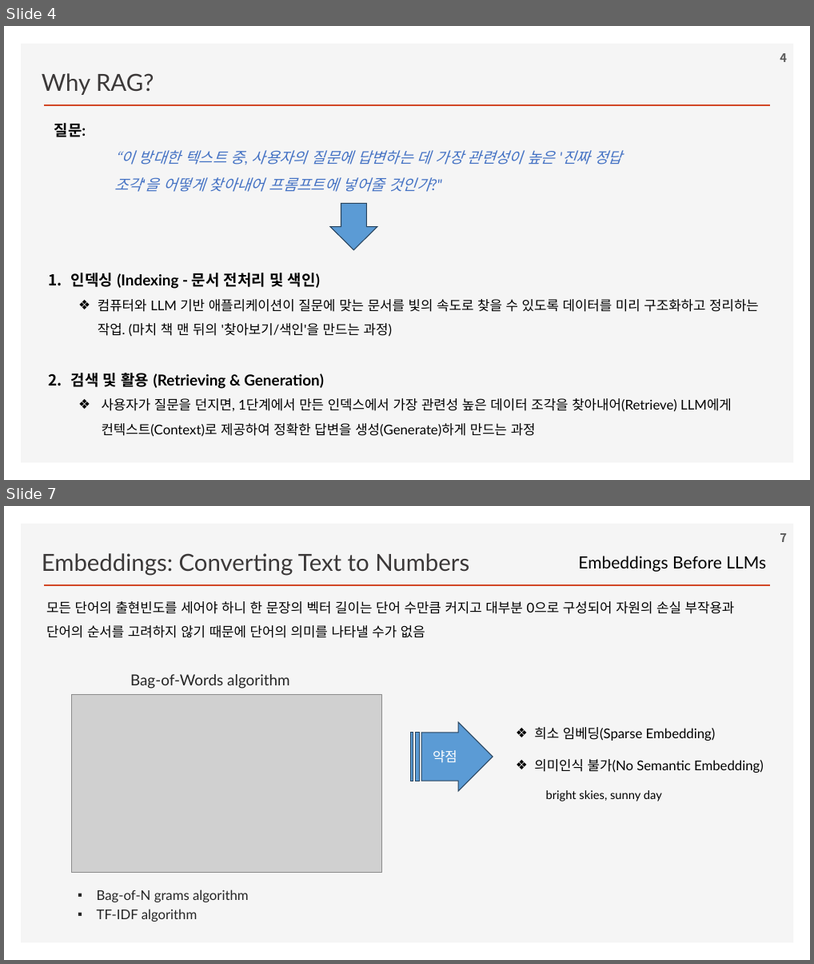
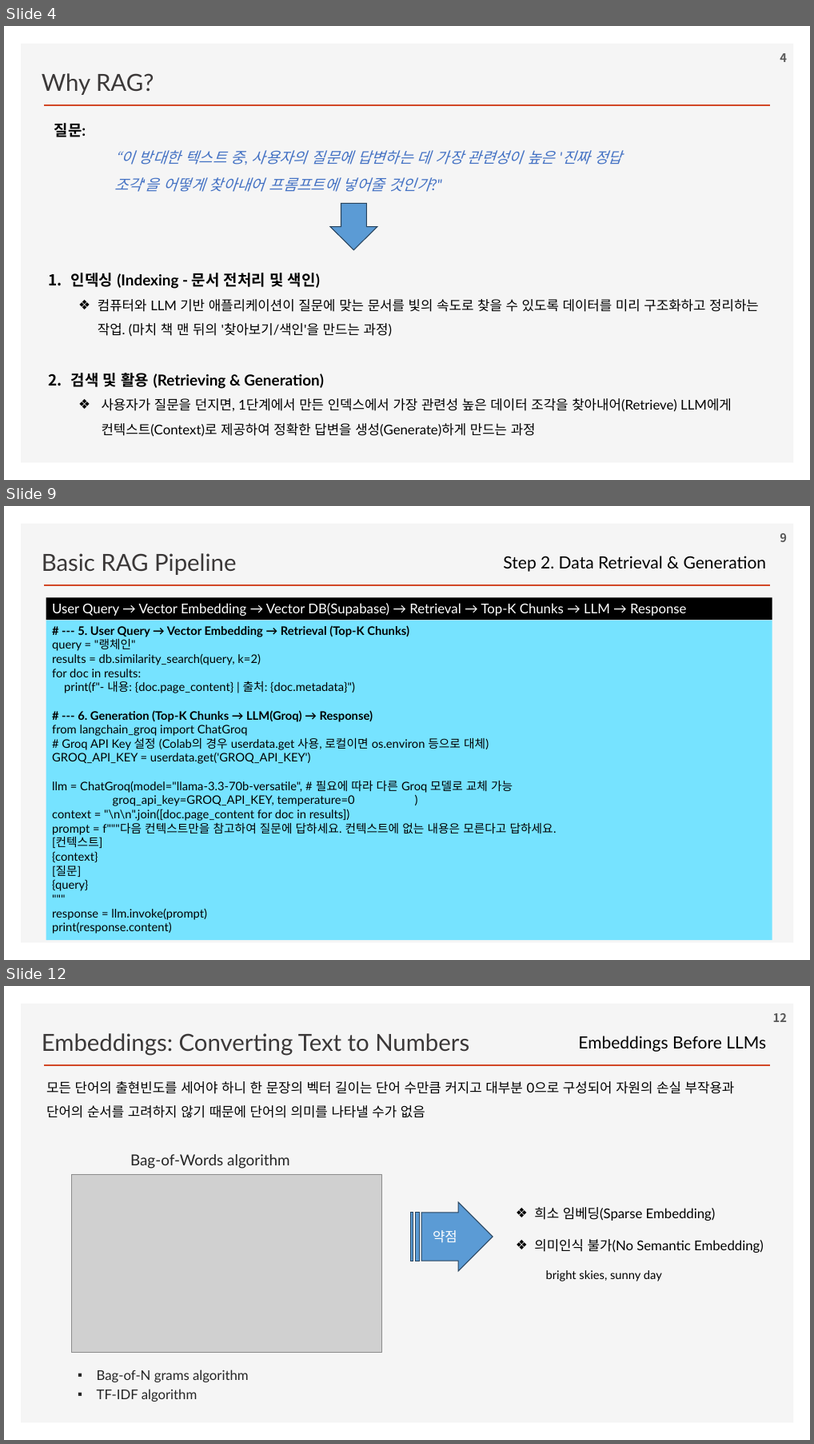
Before and after one commit to ancestor9/2026_Fall_Learning-Langchain-AI-Agent, a slide deck: ppts/CHAPTER 2 RAG Part I_Indexing Your Data.pptx. Shown one above the other, each under a label of ours: slides 4 and 7 before the commit, slides 4, 9 and 12 after it; the slides between them are not shown. The pictures are 814x964 and 814x1444 pixels, drawn with LibreOffice and Linux fonts; fonts in the diff are those of the drawing; grey boxes stand for pictures; background and template pictures are left out. Boxes give left, top, right and bottom in pixels: in the first picture for what was removed or moved away, otherwise in the second. Text is boxed around its words. In the diff, an @@ line names an element or a change of style, - is before the commit and + after.

```diff
--- a/ppts/CHAPTER 2 RAG Part I_Indexing Your Data.pptx
+++ b/ppts/CHAPTER 2 RAG Part I_Indexing Your Data.pptx
@@ slide 9 added at (x1=4, y1=506, x2=810, y2=960), background #FFFFFF; not listed: 2 template elements that a slide beside it also shows @@
@@ text added at (x1=42, y1=553, x2=236, y2=575), 28 pt, text #3B3838 @@
+Basic RAG Pipeline
@@ page number added at (x1=780, y1=533, x2=787, y2=542), 14 pt, text #595959, bold @@
+9
@@ text added at (x1=503, y1=556, x2=767, y2=572), 20 pt, text #000000 @@
+Step 2. Data Retrieval & Generation
@@ rectangle added at (x1=46, y1=597, x2=773, y2=620), fill #000000, 16 pt, text #FFFFFF @@
+User Query → Vector Embedding → Vector DB(Supabase) → Retrieval → Top-K Chunks → LLM → Response
@@ rectangle added at (x1=46, y1=620, x2=773, y2=940), fill #76E3FF, 14 pt, text #000000 @@
+# --- 5. User Query → Vector Embedding → Retrieval (Top-K Chunks)
+query = "랭체인"
+results = db.similarity_search(query, k=2)
+for doc in results:
+print(f"- 내용: {doc.page_content} | 출처: {doc.metadata}")
+# --- 6. Generation (Top-K Chunks → LLM(Groq) → Response)
+from langchain_groq import ChatGroq
+# Groq API Key 설정 (Colab의 경우 userdata.get 사용, 로컬이면 os.environ 등으로 대체)
+GROQ_API_KEY = userdata.get('GROQ_API_KEY')
+llm = ChatGroq(model="llama-3.3-70b-versatile", # 필요에 따라 다른 Groq 모델로 교체 가능
+groq_api_key=GROQ_API_KEY, temperature=0 )
+context = "\n\n".join([doc.page_content for doc in results])
+prompt = f"""다음 컨텍스트만을 참고하여 질문에 답하세요. 컨텍스트에 없는 내용은 모른다고 답하세요.
+[컨텍스트]
+{context}
+[질문]
+{query}
+"""
+response = llm.invoke(prompt)
+print(response.content)
@@ what was slide 7 is now slide 12 @@
@@ page number at (x1=774, y1=1013, x2=787, y2=1022): text changed @@
-7
+12
```
Also in this commit, not shown: 4 other slides added.
